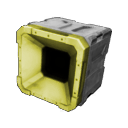
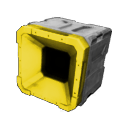
Layer changes from the first 128×128 image to the second:
painted on "kopie collector.png" over (16, 24, 90, 112)
